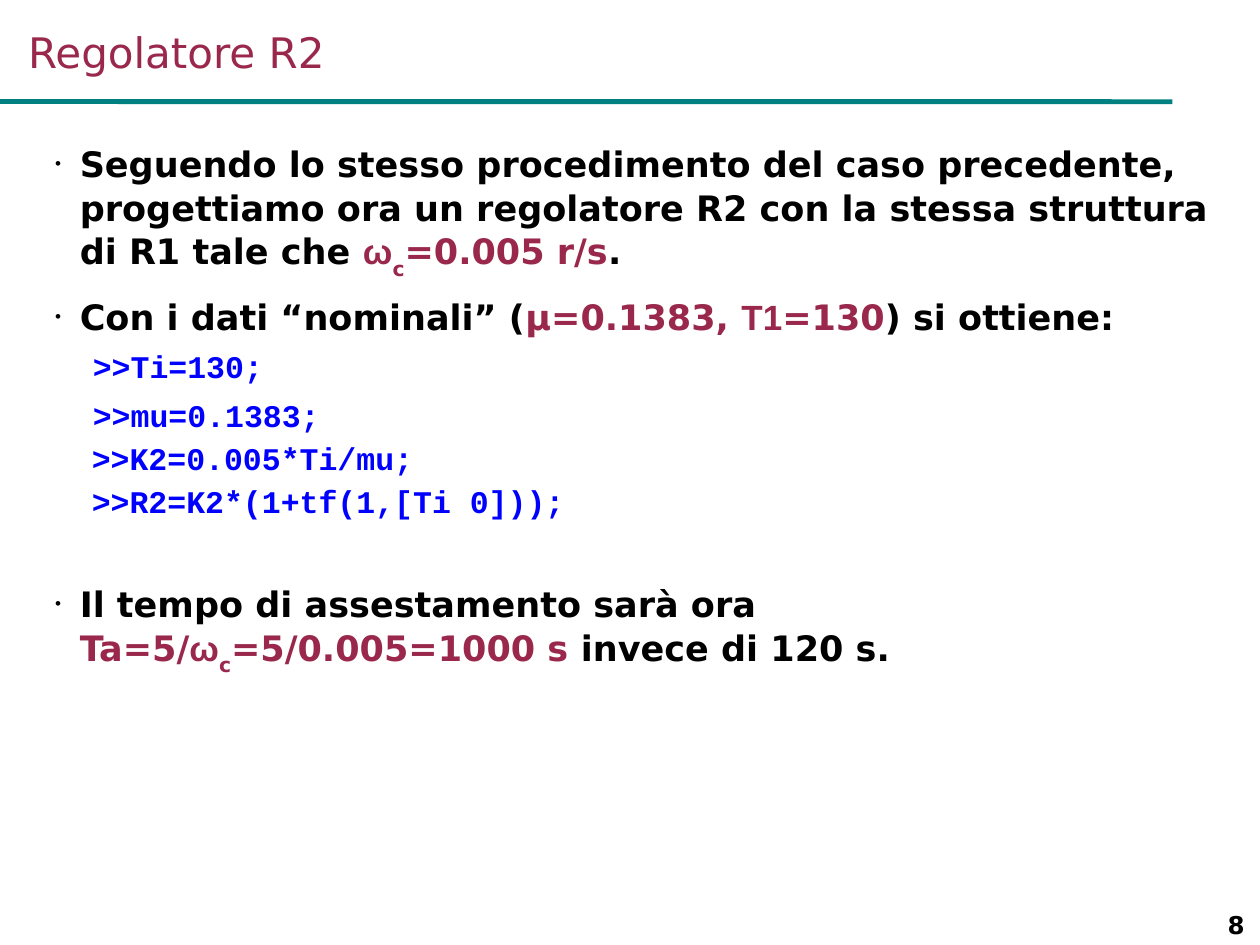
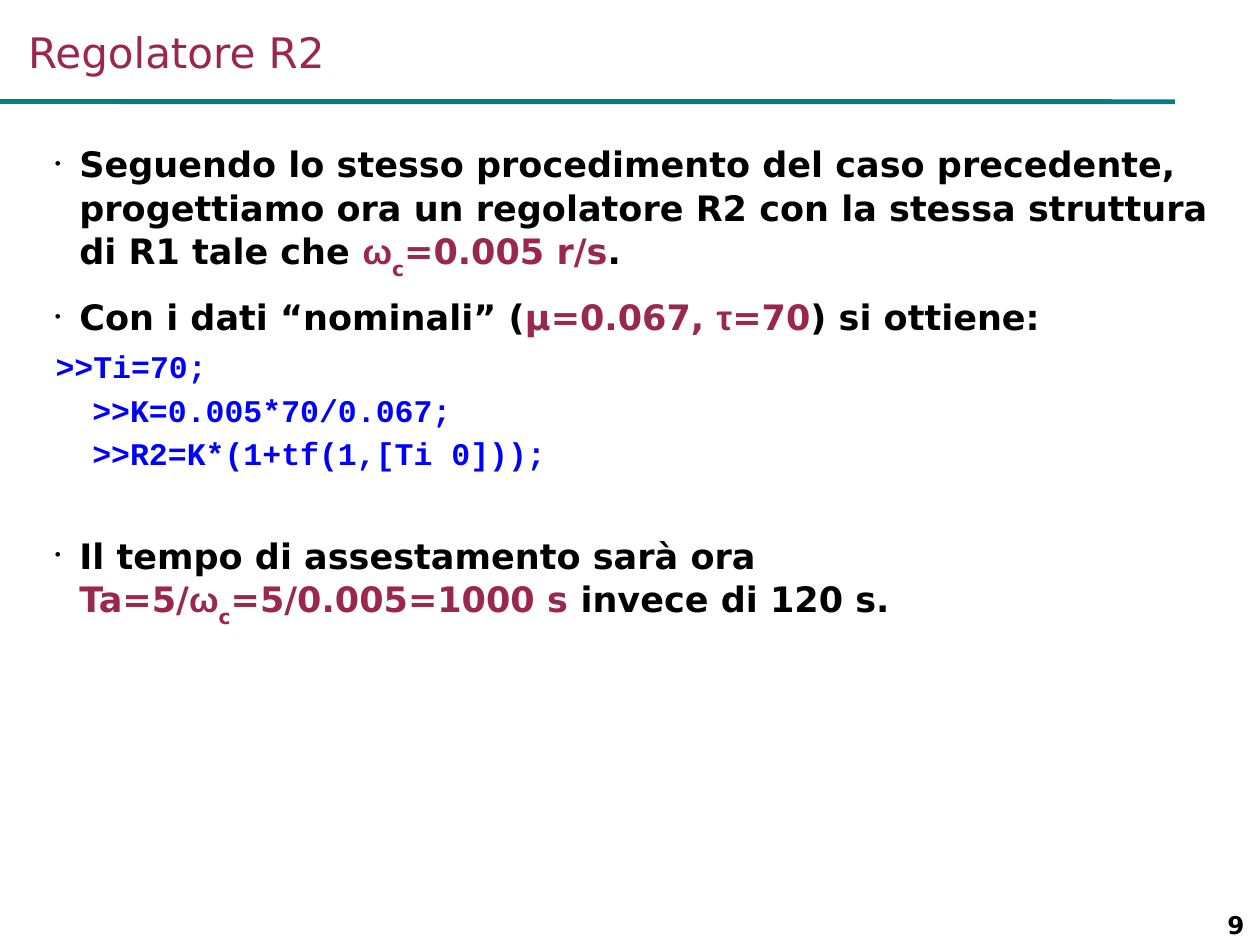
Before and after one commit to looms-polimi/FdA_Lab, a slide deck: slide 9 of FdA_courseware/FdA_Lab2.ppt (slide 8 before the commit). Drawn at 1260x945 pixels with LibreOffice and Linux fonts; fonts in the diff are those of the drawing; background and template pictures are left out. Boxes give left, top, right and bottom in pixels: in the first picture for what was removed or moved away, otherwise in the second. Text is boxed around its words. In the diff, an @@ line names an element or a change of style, - is before the commit and + after.

Commit message:
Fixed typo in session 2 slides

```diff
--- a/FdA_courseware/FdA_Lab2.ppt
+++ b/FdA_courseware/FdA_Lab2.ppt
@@ text at box(79, 150, 1207, 616): indent changed @@
@@ text at box(56, 303, 1040, 472): text changed @@
-• Con i dati “nominali” (μ=0.1383, Τ1=130) si ottiene:
->>Ti=130;
->>mu=0.1383;
-      >>K2=0.005*Ti/mu;
-      >>R2=K2*(1+tf(1,[Ti 0]));
+• Con i dati “nominali” (μ=0.067, τ=70) si ottiene:
+>>Ti=70;
+      >>K=0.005*70/0.067;
+      >>R2=K*(1+tf(1,[Ti 0]));
@@ page number at box(1227, 916, 1244, 935): text changed @@
-8
+9
```
Also in this commit, not shown: 15 other slides changed, 2 slides added, 10 slides removed, 1 other file.
